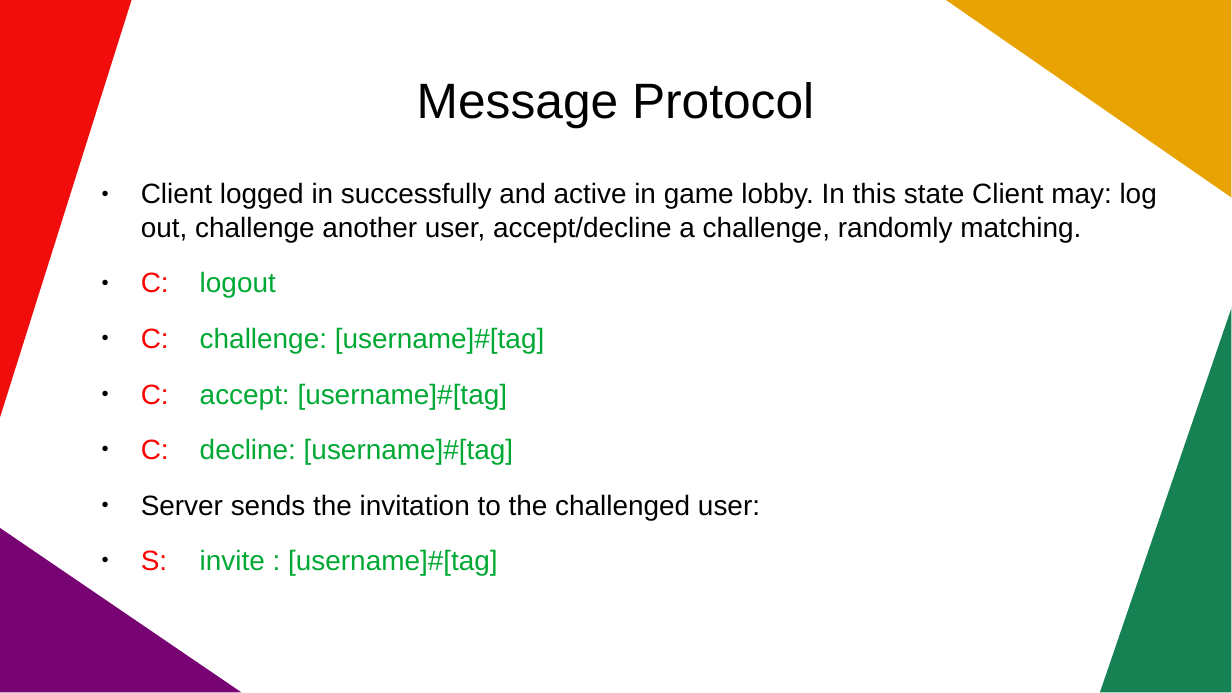
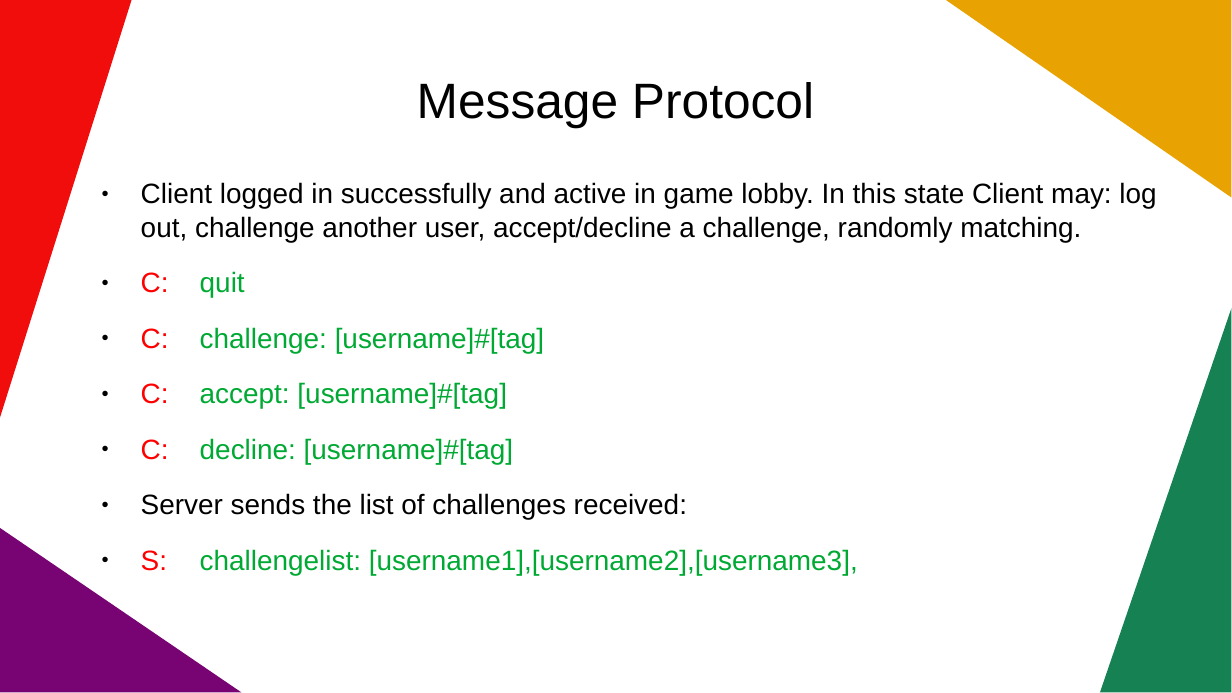
Before and after one commit to sonbeohaudau/battleship_online, a slide deck: slide 10 of Slide/finalSlide.pptx. Drawn at 1232x693 pixels with LibreOffice and Linux fonts; fonts in the diff are those of the drawing. Boxes give left, top, right and bottom in pixels: in the first picture for what was removed or moved away, otherwise in the second. Text is boxed around its words. In the diff, an @@ line names an element or a change of style, - is before the commit and + after.

```diff
--- a/Slide/finalSlide.pptx
+++ b/Slide/finalSlide.pptx
@@ text at <box>141,271,245,298</box>: text changed @@
-● C: logout
+● C: quit
@@ text at <box>141,493,858,575</box>: text changed; text colour #000000 to #00A933 @@
-● Server sends the invitation to the challenged user:
-● S: invite : [username]#[tag]
+● Server sends the list of challenges received:
+● S: challengelist: [username1],[username2],[username3],
```
Also in this commit, not shown: 3 other slides changed, 1 slide added, 6 slides removed, 3 other files.
